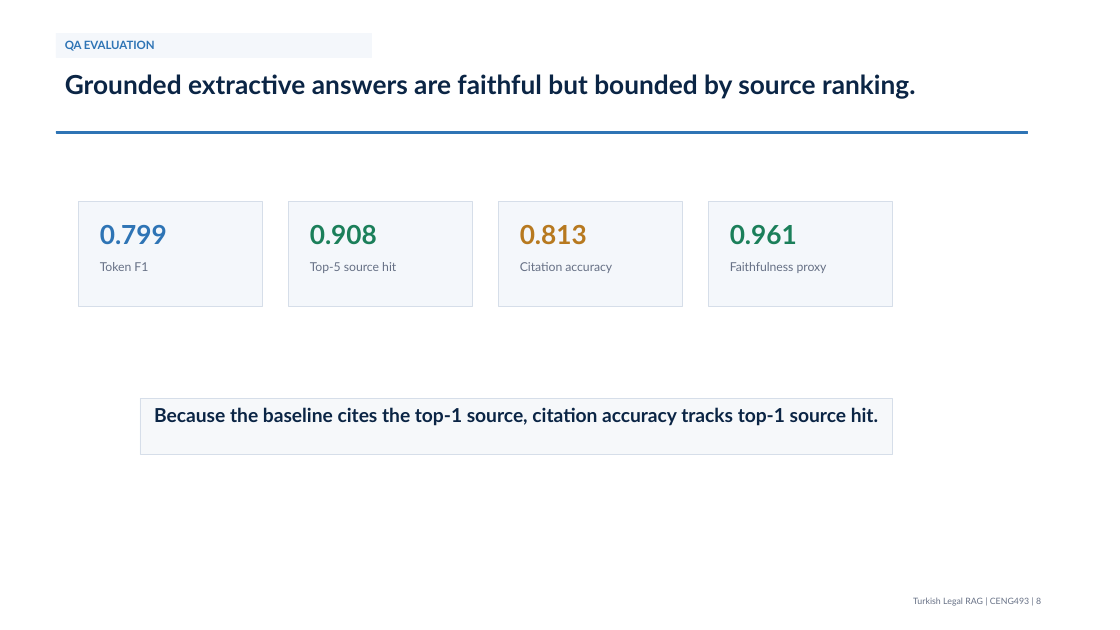
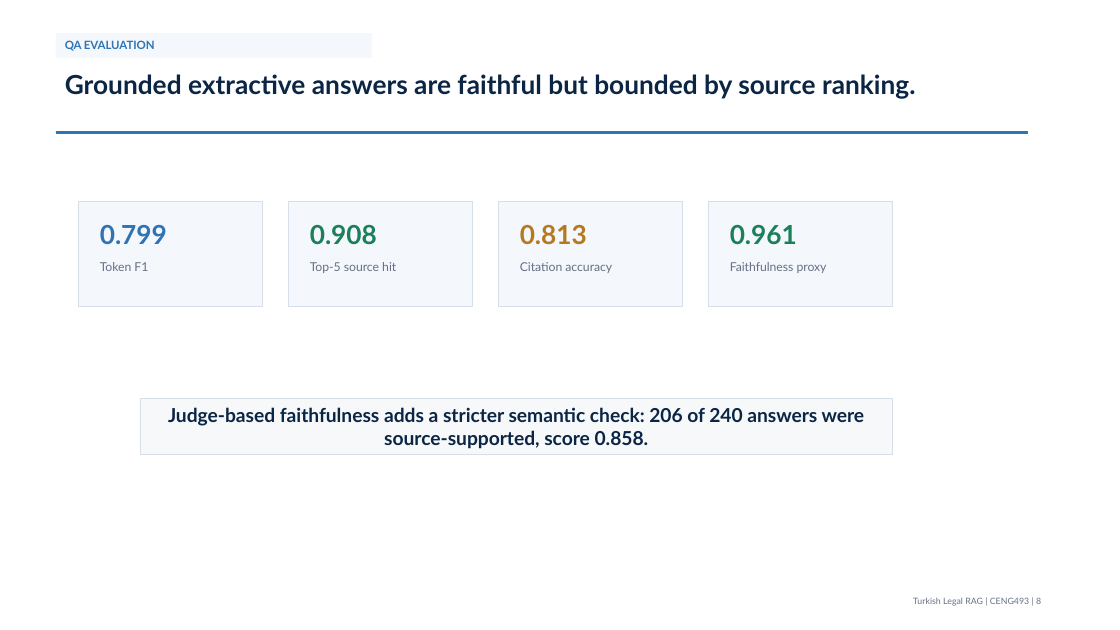
Before and after one commit to Bloheujkleh/NLP-Term-Project, a slide deck: slide 8 of deliverables/Turkish_Legal_RAG_Presentation.pptx. Drawn at 1120x630 pixels with LibreOffice and Linux fonts; fonts in the diff are those of the drawing. Boxes give left, top, right and bottom in pixels: in the first picture for what was removed or moved away, otherwise in the second. Text is boxed around its words. In the diff, an @@ line names an element or a change of style, - is before the commit and + after.

```diff
--- a/deliverables/Turkish_Legal_RAG_Presentation.pptx
+++ b/deliverables/Turkish_Legal_RAG_Presentation.pptx
@@ text in rectangle at [168, 407, 865, 449]: text changed @@
-Because the baseline cites the top-1 source, citation accuracy tracks top-1 source hit.
+Judge-based faithfulness adds a stricter semantic check: 206 of 240 answers were source-supported, score 0.858.
```
Also in this commit, not shown: 2 other slides changed, 2 slides added, 2 slides removed, 3 other files.
